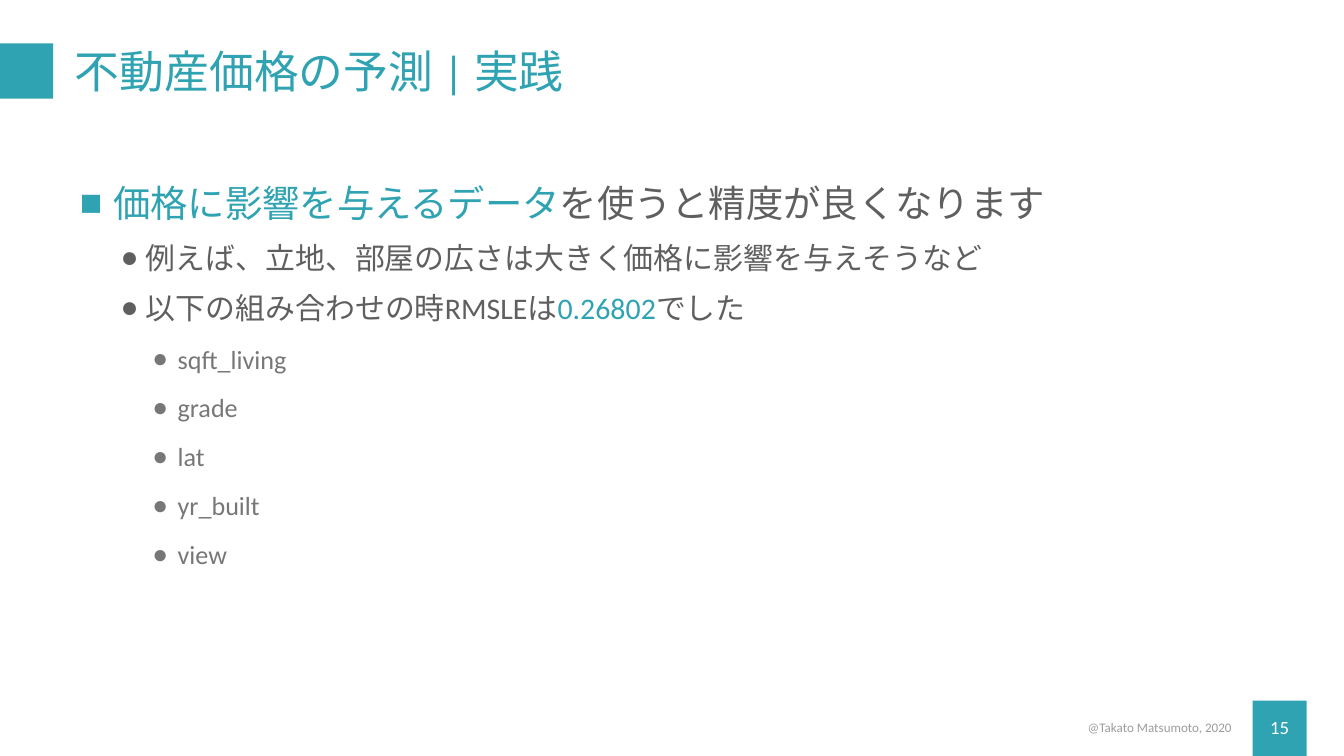
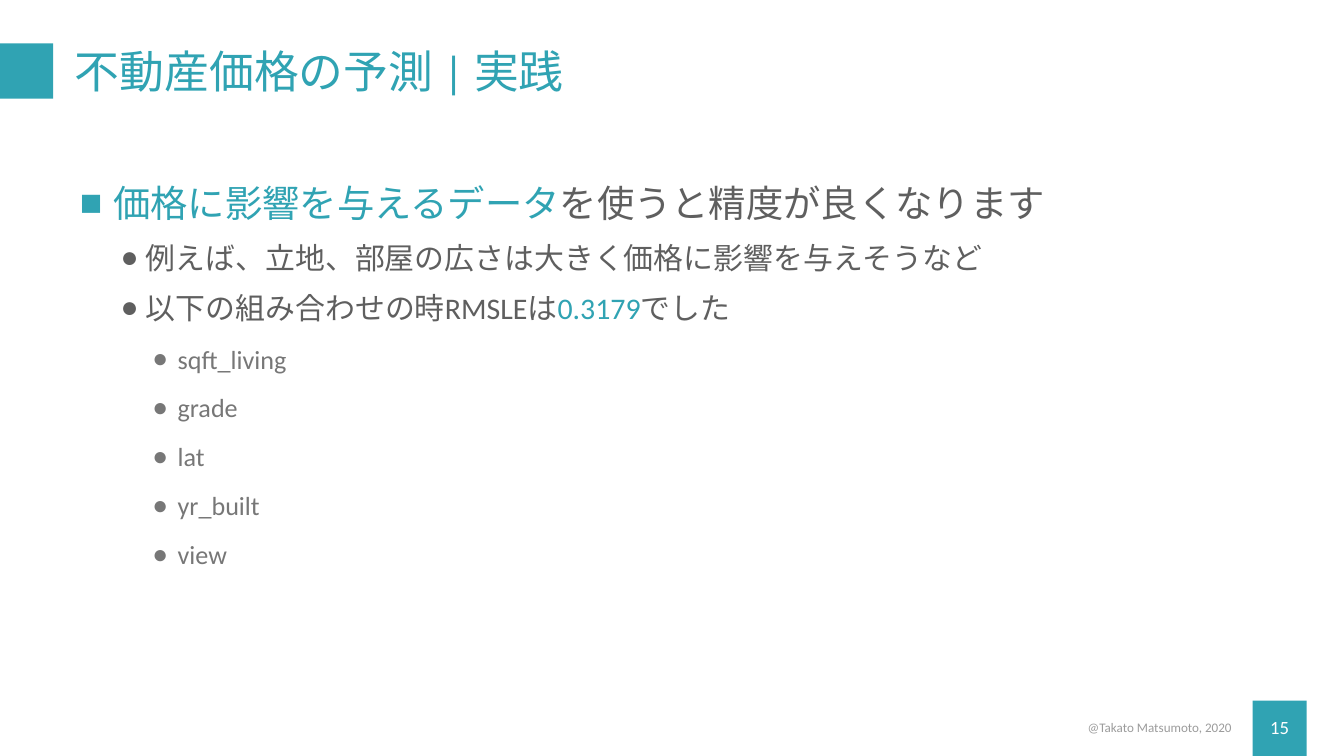
Before and after one commit to TakatoMatsumoto/data_policy_studies, a slide deck: slide 15 of chapter_1/pptx/2_practice.pptx. Drawn at 1344x756 pixels with LibreOffice and Linux fonts; fonts in the diff are those of the drawing. Boxes give left, top, right and bottom in pixels: in the first picture for what was removed or moved away, otherwise in the second. Text is boxed around its words. In the diff, an @@ line names an element or a change of style, - is before the commit and + after.

```diff
--- a/chapter_1/pptx/2_practice.pptx
+++ b/chapter_1/pptx/2_practice.pptx
@@ text at (146,294,731,322): text changed @@
-  ● 以下の組み合わせの時RMSLEは0.26802でした
+  ● 以下の組み合わせの時RMSLEは0.3179でした
```
Also in this commit, not shown: 1 other slide changed, 30 other files.
